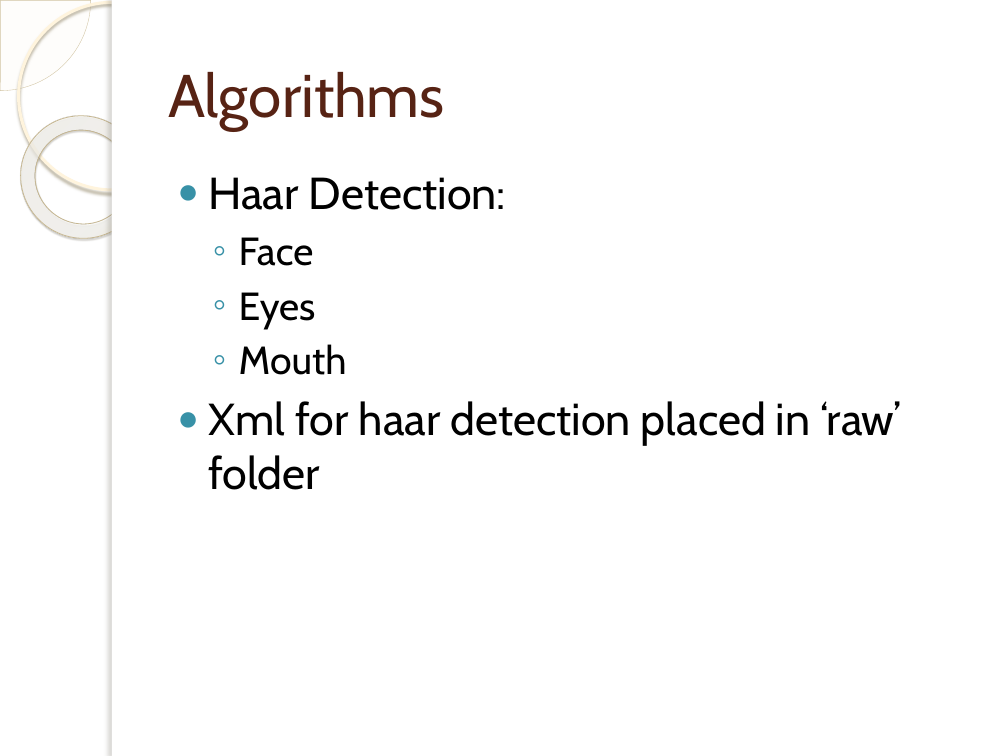
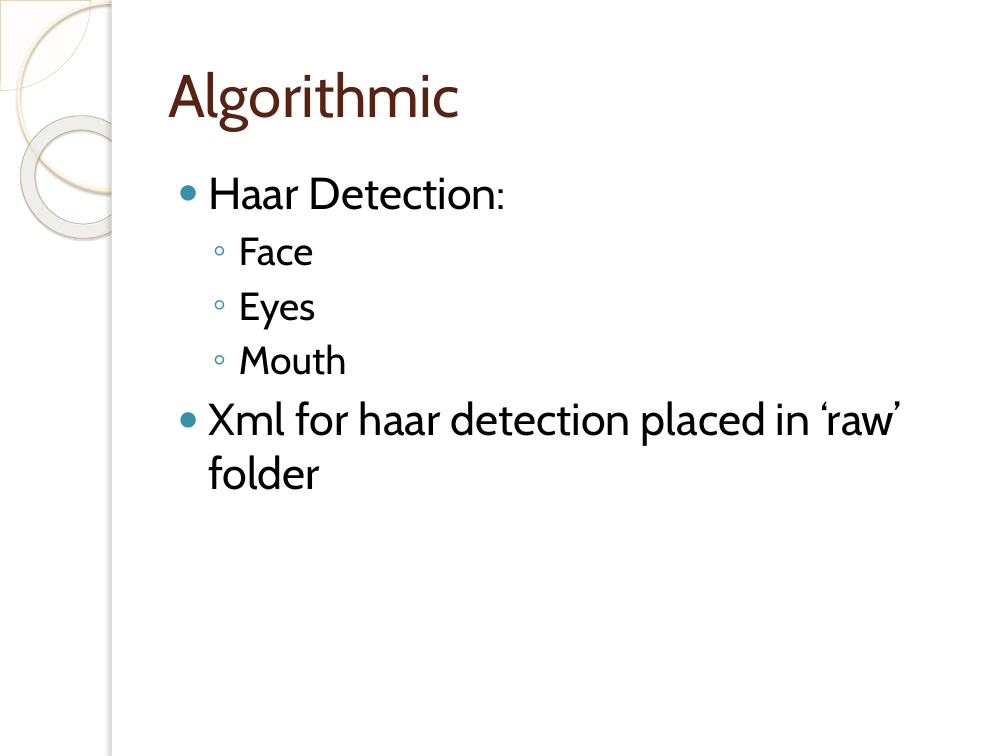
Before and after one commit to desperado1992/ivandroid, a slide deck: slide 7 of Presentacion/doc/EMOTICONIZER.pptx (slide 5 before the commit). Drawn at 1008x756 pixels with LibreOffice and Linux fonts; fonts in the diff are those of the drawing; background and template pictures are left out. Boxes give left, top, right and bottom in pixels: in the first picture for what was removed or moved away, otherwise in the second. Text is boxed around its words. In the diff, an @@ line names an element or a change of style, - is before the commit and + after.

```diff
--- a/Presentacion/doc/EMOTICONIZER.pptx
+++ b/Presentacion/doc/EMOTICONIZER.pptx
@@ title at (168,72,460,130): text changed @@
-Algorithms
+Algorithmic
```
Also in this commit, not shown: 4 other slides changed, 3 slides added, 1 slide removed, 4 other files.
